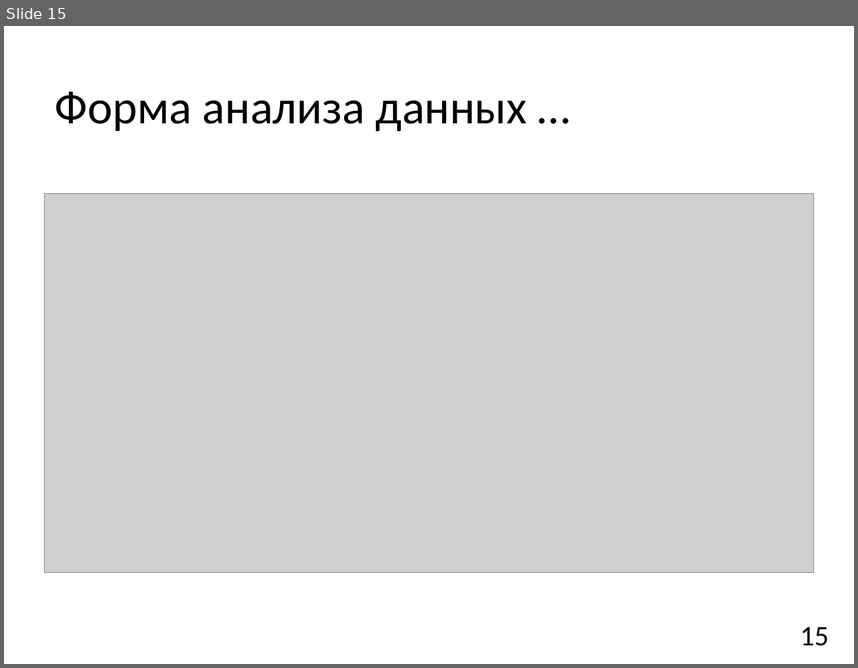
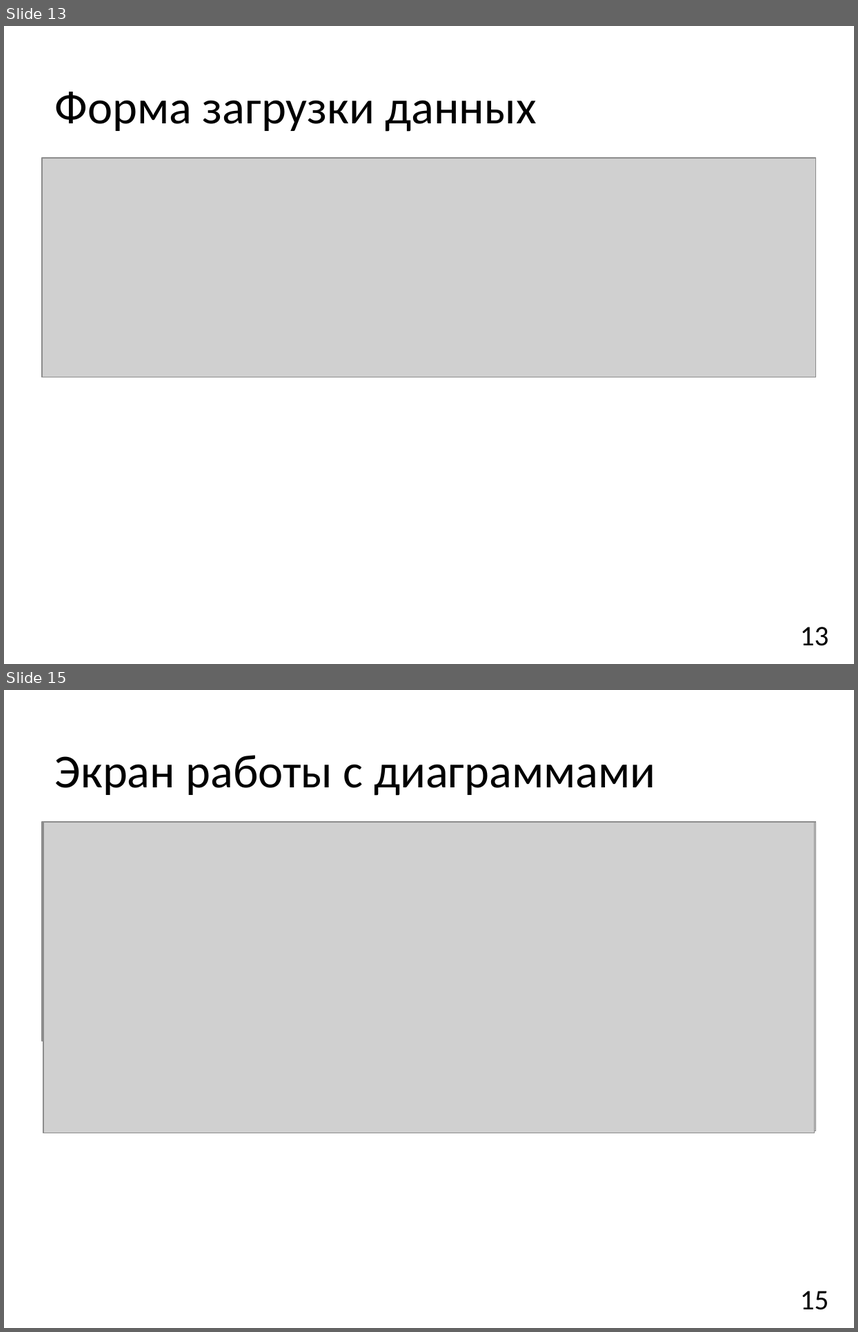
Before and after one commit to ostaaaaat/monitoring, a slide deck: 3 [Презентация].pptx. Shown one above the other, each under a label of ours: slide 15 before the commit, slides 13 and 15 after it; the slides between them are not shown. The pictures are 858x668 and 858x1332 pixels, drawn with LibreOffice and Linux fonts; fonts in the diff are those of the drawing; grey boxes stand for pictures. Boxes give left, top, right and bottom in pixels: in the first picture for what was removed or moved away, otherwise in the second. Text is boxed around its words. In the diff, an @@ line names an element or a change of style, - is before the commit and + after.

```diff
--- a/3 [Презентация].pptx
+++ b/3 [Презентация].pptx
@@ slide 15 added at (4, 690, 854, 1328), background #FFFFFF @@
@@ title added at (55, 755, 655, 796), 40 pt, text #000000 @@
+Экран работы с диаграммами
@@ picture added at (42, 822, 817, 1041) @@
@@ picture added at (43, 822, 816, 1131) @@
@@ picture added at (43, 822, 814, 1133) @@
@@ page number added at (800, 1290, 829, 1310), 24 pt, text #000000 @@
+15
@@ what was slide 15 is now slide 13 @@
@@ slide 13 changed as well @@
@@ title at (55, 92, 537, 132): text changed @@
-Форма анализа данных …
+Форма загрузки данных
@@ picture added at (42, 158, 817, 377) @@
@@ picture removed at (44, 194, 814, 572) @@
@@ page number at (800, 626, 829, 646): text changed @@
-15
+13
```
Also in this commit, not shown: 10 other slides changed, 6 other slides added, 8 slides removed.
